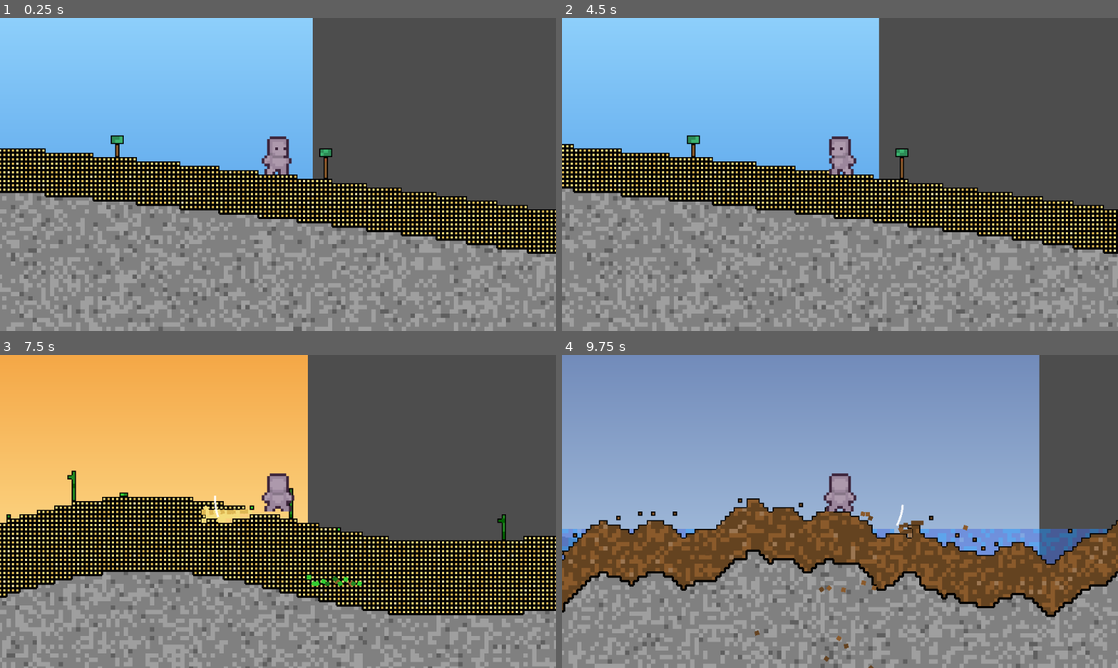
Above: before the commit, frames 1-4 (two rows, left to right).
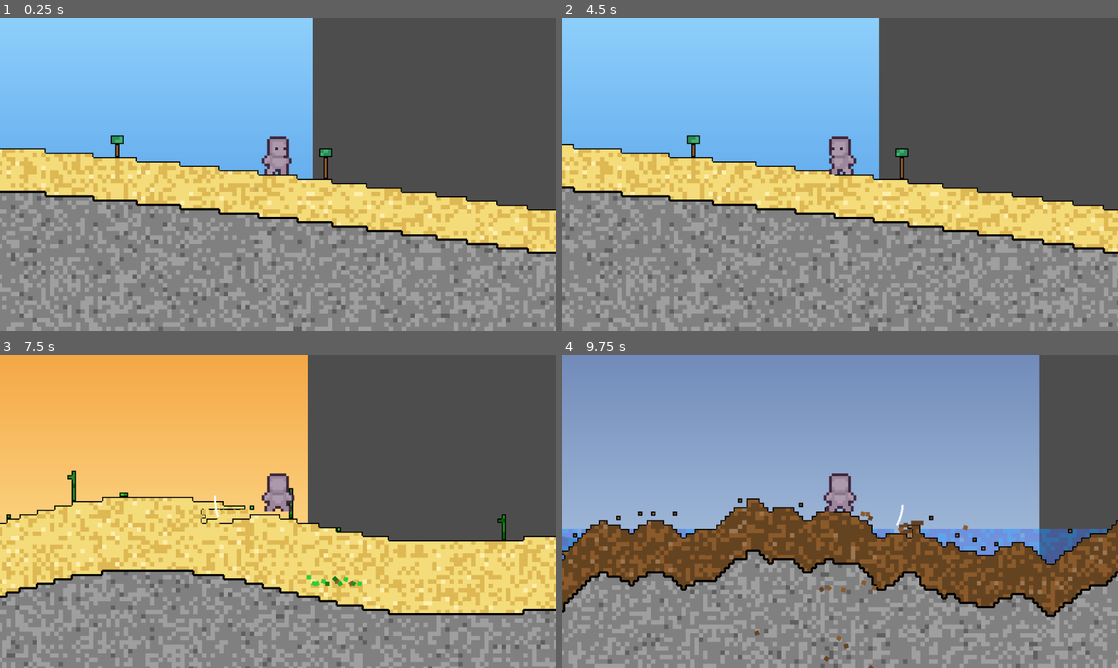
Above: after the commit, the same moments.

Repository: MessrsBrightside/pixel-mixel
Game: Godot game, scene res://scenes/main.tscn
The game is run twice, just before and just after one commit, with the same random seed, the same clock (stepped at 60 frames per second) and the same inputs.
Inputs (mouse positions are in pixels of both pictures, inside the frame that each line leads up to):
- Up to frame 1 (0.25 s): no input
- Up to frame 2 (4.5 s): tap Enter (ui_accept) at 0.5, 0.77, 1.52, 3.02, 3.77 s; move the mouse to (962, 158) at 0.52 s; hold Right (ui_right) 0.53-2.03 s; tap 1 at 0.6 s; click (962, 158) at 0.67 s; move the mouse to (728, 190) at 1.27 s; tap 2 at 1.35 s; move the mouse to (895, 105) at 2.02 s; hold Left (ui_left) 2.03-2.78 s; tap 3 at 2.1 s; move the mouse to (812, 237) at 2.77 s; hold Right (ui_right) 2.78-4.28 s; tap 4 at 2.85 s; click (812, 237) at 2.92 s; move the mouse to (1006, 221) at 3.52 s; tap 5 at 3.6 s; move the mouse to (673, 127) at 4.27 s; hold Left (ui_left) from 4.28 s (still down); tap 6 at 4.35 s
- Up to frame 3 (7.5 s): tap Enter (ui_accept) at 4.52, 6.02, 6.77 s; move the mouse to (305, 511) at 5.02 s; release Left (ui_left) at 5.03 s; hold Right (ui_right) 5.03-5.78 s; tap 7 at 5.1 s; click (305, 511) at 5.17 s; move the mouse to (194, 433) at 5.77 s; hold Left (ui_left) 5.78-7.28 s; tap 8 at 5.85 s; move the mouse to (400, 495) at 6.52 s; tap 9 at 6.6 s; move the mouse to (166, 527) at 7.27 s; hold Right (ui_right) from 7.28 s (still down); tap 0 at 7.35 s; click (166, 527) at 7.42 s
- Up to frame 4 (9.75 s): tap Enter (ui_accept) at 7.52, 9.02 s; move the mouse to (895, 442) at 8.02 s; tap R at 8.1 s; move the mouse to (812, 574) at 8.77 s; tap Space at 8.85 s; move the mouse to (1006, 558) at 9.52 s; release Right (ui_right) at 9.53 s; hold Left (ui_left) from 9.53 s (still down); tap 1 at 9.6 s; click (1006, 558) at 9.67 s

The runs differ from the first frame. In frame 1, 11% of the frame differs, in the area x 0-100%, y 42-75%; in frame 2, 11%; in frame 3, 19%, in the area x 0-100%, y 45-83%; in frame 4, less than 0.1%.

Commit message:
Fix: loose chunks merge visually when adjacent (single mass with outer border, not individual borders)

Diff:
--- a/scripts/render/chunk_renderer.gd
+++ b/scripts/render/chunk_renderer.gd
@@ -113,7 +113,7 @@
 	if state == ChunkGrid.State.STATIC:
 		_draw_borders(img, Vector2i(x, y), px, py, terrain)
 	elif state == ChunkGrid.State.LOOSE:
-		_draw_borders_all(img, px, py)
+		_draw_borders(img, Vector2i(x, y), px, py, terrain)
 
 
 func _draw_borders(img: Image, pos: Vector2i, px: int, py: int, terrain: int) -> void:
--- a/tests/test_chunk_renderer.gd
+++ b/tests/test_chunk_renderer.gd
@@ -167,27 +167,24 @@
 		failed += 1
 		print("FAIL: LOOSE chunk missing border pixels")
 
-	# Test: two adjacent same-terrain LOOSE chunks have border between them
+	# Test: two adjacent same-terrain LOOSE chunks merge (no border between them)
 	grid = ChunkGridClass.new(4, 4)
 	grid.set_chunk(Vector2i(1, 1), 1, 0, ChunkGridClass.State.LOOSE)
 	grid.set_chunk(Vector2i(2, 1), 1, 0, ChunkGridClass.State.LOOSE)
 	r = _make_renderer(grid, defs)
 	img = r.render_to_image()
-	var loose_border_between := true
+	var loose_merge_ok := true
 	right_edge_x = 1 * CHUNK_PX + CHUNK_PX - 1
-	for i in range(CHUNK_PX):
-		if img.get_pixel(right_edge_x, 1 * CHUNK_PX + i) != Color.BLACK:
-			loose_border_between = false
-	left_edge_x = 2 * CHUNK_PX
-	for i in range(CHUNK_PX):
-		if img.get_pixel(left_edge_x, 1 * CHUNK_PX + i) != Color.BLACK:
-			loose_border_between = false
-	if loose_border_between:
+	# Check interior pixels only (skip top/bottom border rows)
+	for i in range(1, CHUNK_PX - 1):
+		if img.get_pixel(right_edge_x, 1 * CHUNK_PX + i) == Color.BLACK:
+			loose_merge_ok = false
+	if loose_merge_ok:
 		passed += 1
-		print("PASS: two adjacent same-terrain LOOSE chunks have border between them")
+		print("PASS: adjacent same-terrain LOOSE chunks merge (no border between)")
 	else:
 		failed += 1
-		print("FAIL: adjacent same-terrain LOOSE chunks missing border between them")
+		print("FAIL: adjacent same-terrain LOOSE chunks have unwanted border")
 
 	# Summary
 	print("")
